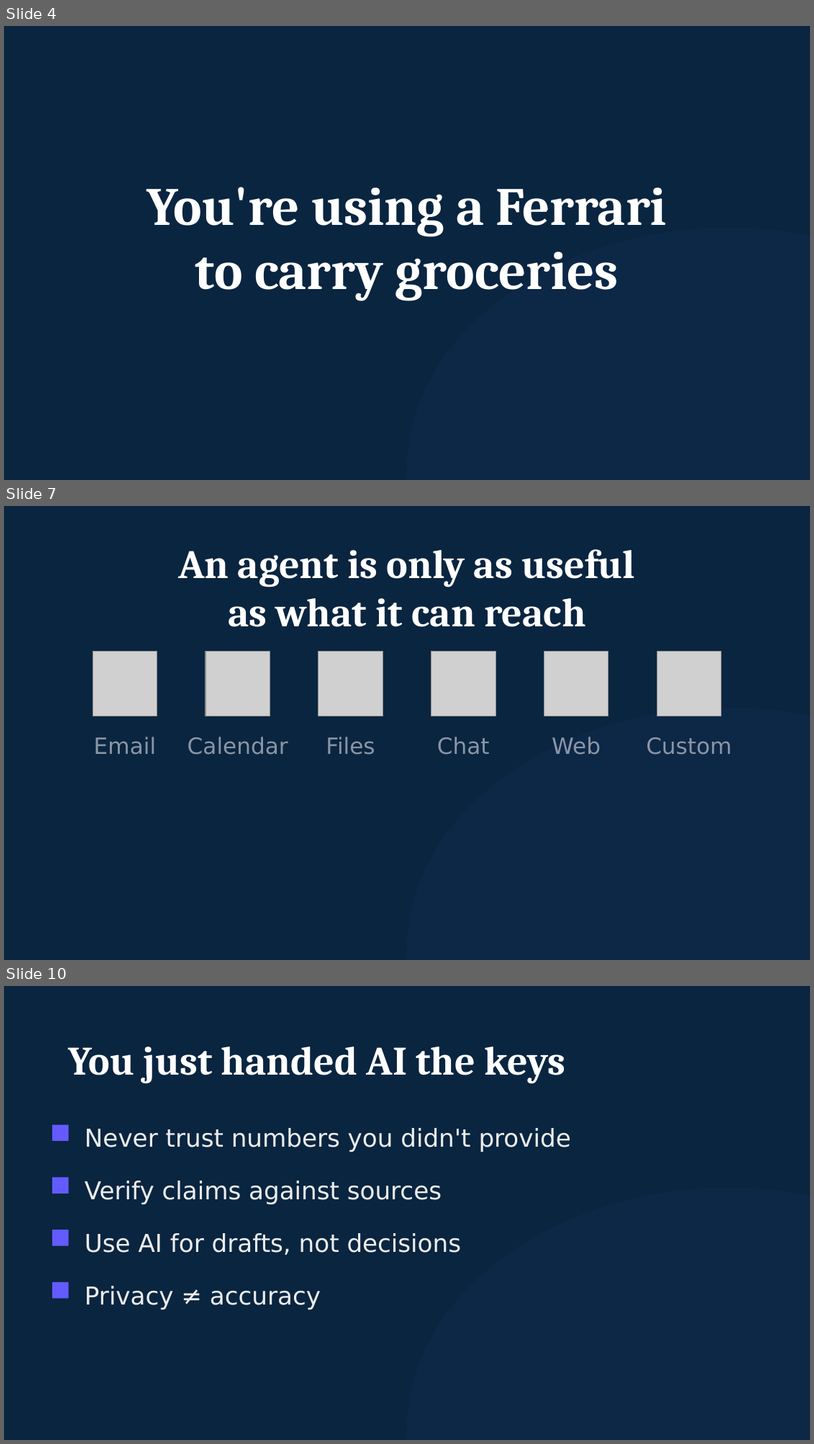
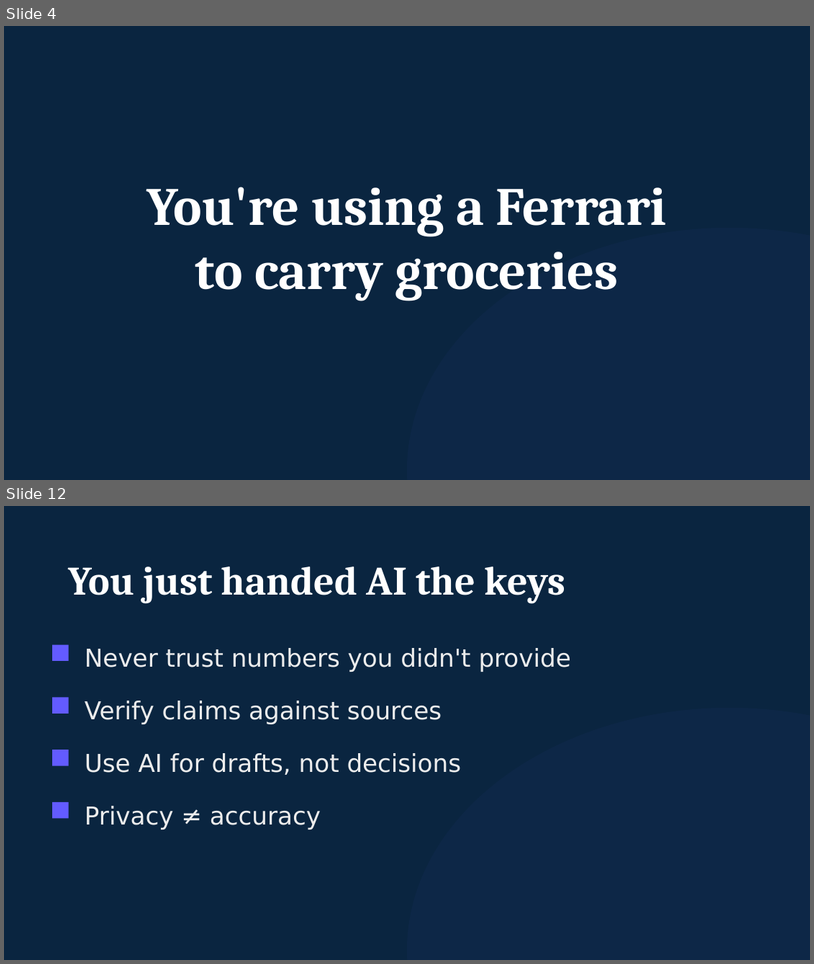
Before and after one commit to michaelengland/ai-best-practices, a slide deck: decks/workshop-2-orchestrator/workshop-2-orchestrator.pptx. Shown one above the other, each under a label of ours: slides 4, 7 and 10 before the commit, slides 4 and 12 after it; the slides between them are not shown. The pictures are 814x1444 and 814x964 pixels, drawn with LibreOffice and Linux fonts; fonts in the diff are those of the drawing; grey boxes stand for pictures. Boxes give left, top, right and bottom in pixels: in the first picture for what was removed or moved away, otherwise in the second. Text is boxed around its words. In the diff, an @@ line names an element or a change of style, - is before the commit and + after.

```diff
--- a/decks/workshop-2-orchestrator/workshop-2-orchestrator.pptx
+++ b/decks/workshop-2-orchestrator/workshop-2-orchestrator.pptx
@@ slide 7 removed at (4, 506, 810, 960), background #0A2540 @@
@@ text removed at (179, 549, 635, 627) @@
-An agent is only as useful
-as what it can reach
@@ picture removed at (93, 651, 157, 716) @@
@@ picture removed at (206, 651, 270, 716) @@
@@ picture removed at (319, 651, 383, 716) @@
@@ picture removed at (432, 651, 496, 716) @@
@@ picture removed at (544, 651, 609, 716) @@
@@ picture removed at (657, 651, 722, 716) @@
@@ ellipse removed at (407, 708, 810, 960) @@
@@ text removed at (94, 736, 156, 754) @@
-Email
@@ text removed at (188, 736, 288, 754) @@
-Calendar
@@ text removed at (326, 736, 375, 754) @@
-Files
@@ text removed at (437, 736, 490, 754) @@
-Chat
@@ text removed at (552, 736, 601, 754) @@
-Web
@@ text removed at (646, 737, 732, 754) @@
-Custom
@@ what was slide 10 is now slide 12 @@
```
Also in this commit, not shown: 9 slides changed, 4 slides added, 1 other slide removed, 10 other files.
